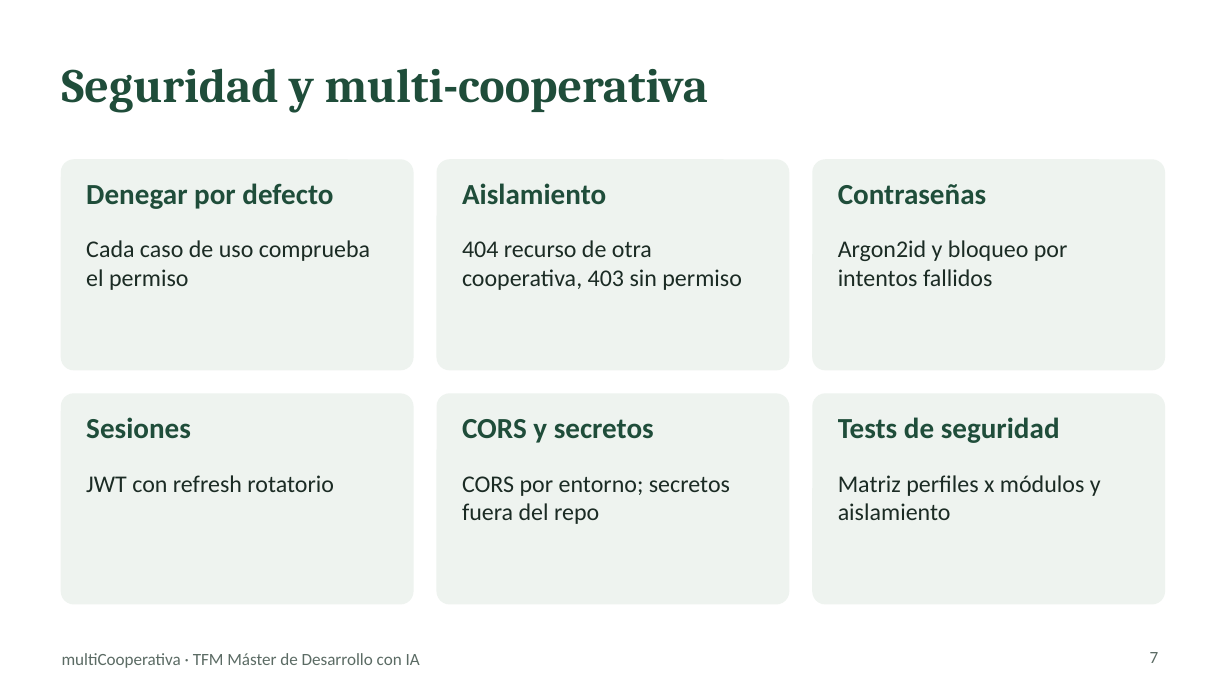
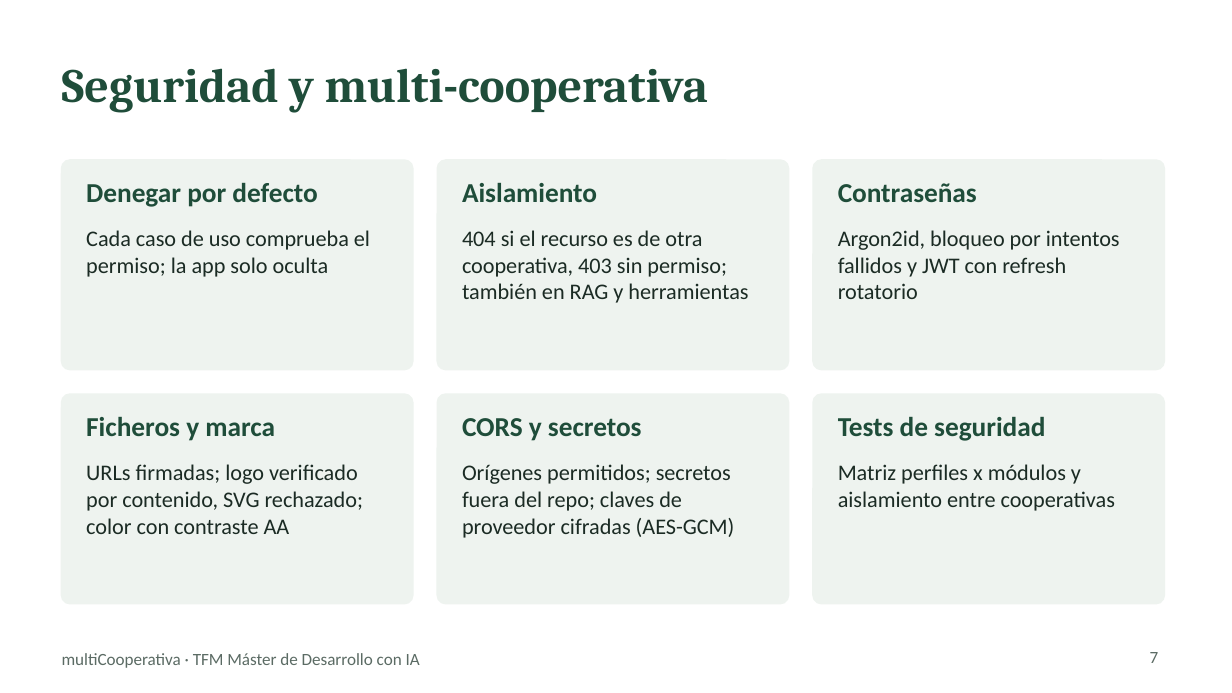
Before and after one commit to chaparro2001/multiCooperativa, a slide deck: slide 7 of docs/slides/multicooperativa-tfm.pptx. Drawn at 1232x693 pixels with LibreOffice and Linux fonts; fonts in the diff are those of the drawing. Boxes give left, top, right and bottom in pixels: in the first picture for what was removed or moved away, otherwise in the second. Text is boxed around its words. In the diff, an @@ line names an element or a change of style, - is before the commit and + after.

```diff
--- a/docs/slides/multicooperativa-tfm.pptx
+++ b/docs/slides/multicooperativa-tfm.pptx
@@ text at [86, 230, 370, 277]: text changed; size 14 to 13 pt @@
-Cada caso de uso comprueba el permiso
+Cada caso de uso comprueba el permiso; la app solo oculta
@@ text at [462, 230, 748, 303]: text changed; size 14 to 13 pt @@
-404 recurso de otra cooperativa, 403 sin permiso
+404 si el recurso es de otra cooperativa, 403 sin permiso; también en RAG y herramientas
@@ text at [838, 230, 1120, 299]: text changed; size 14 to 13 pt @@
-Argon2id y bloqueo por intentos fallidos
+Argon2id, bloqueo por intentos fallidos y JWT con refresh rotatorio
@@ text removed at [86, 417, 191, 439] @@
-Sesiones
@@ text added at [86, 417, 275, 441], 16 pt, text #1F4D3A, bold @@
+Ficheros y marca
@@ proportions changed in 6 elements at [62, 160, 413, 370], [437, 160, 788, 370], [813, 160, 1164, 370], [62, 394, 413, 604], [437, 394, 788, 604], [813, 394, 1164, 604] @@
@@ size 17 to 16 pt in 5 elements at [86, 183, 317, 207], [462, 183, 597, 202], [838, 183, 977, 202], [462, 418, 642, 441], [838, 417, 1045, 441] @@
@@ text removed at [86, 475, 334, 492] @@
-JWT con refresh rotatorio
@@ text added at [86, 464, 364, 534], 13 pt, text #1B2B24 @@
+URLs firmadas; logo verificado por contenido, SVG rechazado; color con contraste AA
@@ text at [462, 464, 735, 538]: text changed; size 14 to 13 pt @@
-CORS por entorno; secretos fuera del repo
+Orígenes permitidos; secretos fuera del repo; claves de proveedor cifradas (AES-GCM)
@@ text at [838, 464, 1115, 511]: text changed; size 14 to 13 pt @@
-Matriz perfiles x módulos y aislamiento
+Matriz perfiles x módulos y aislamiento entre cooperativas
```
Also in this commit, not shown: 11 other slides changed, 4 other files.
